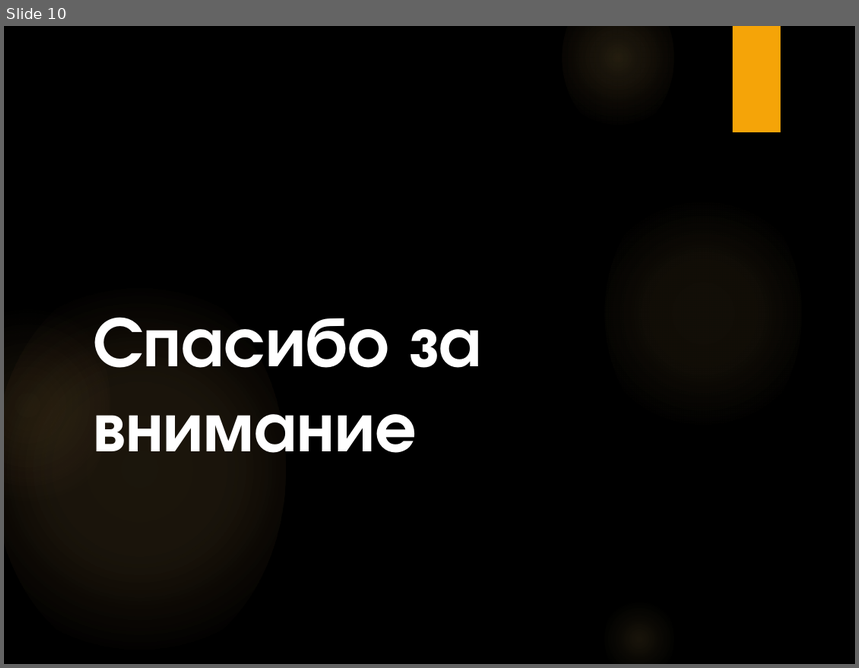
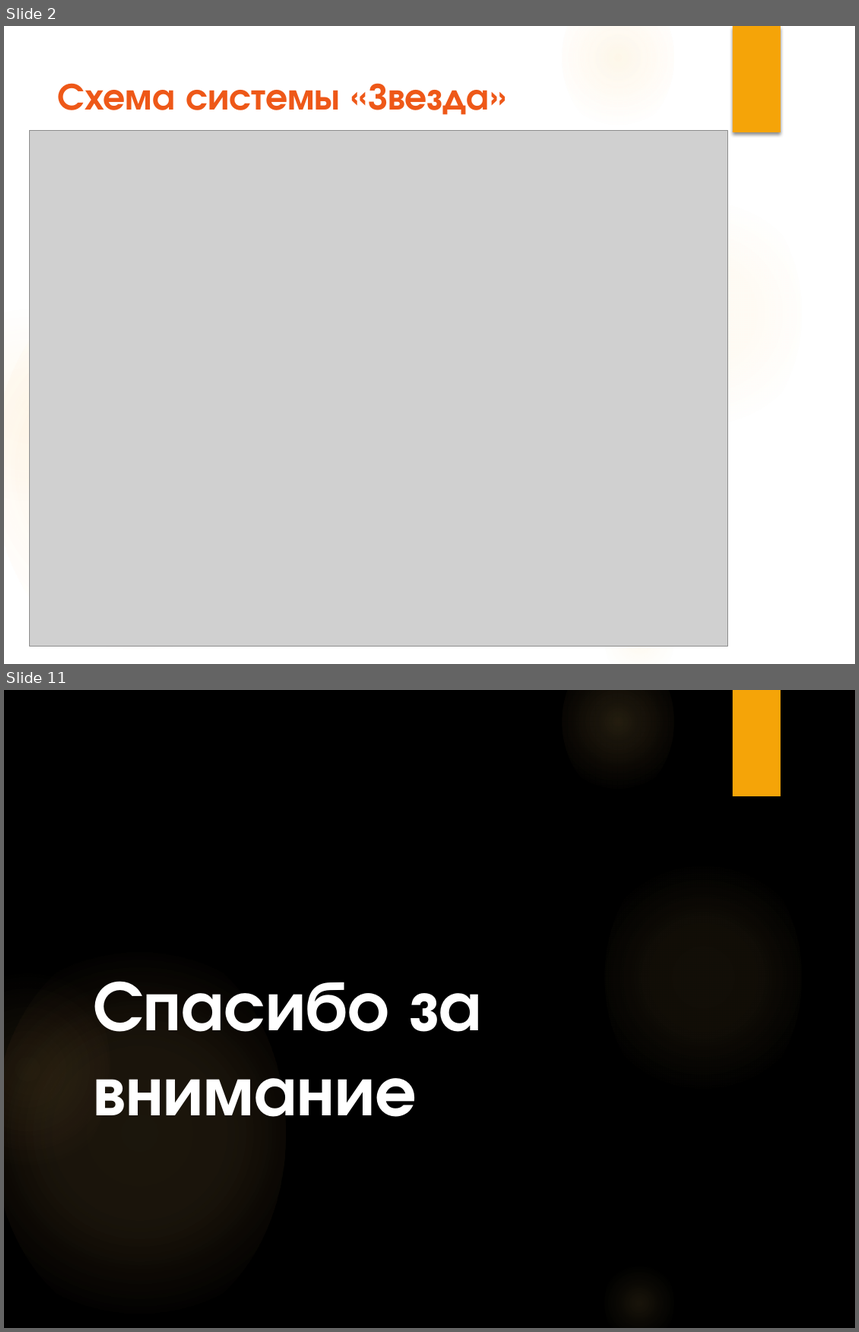
Before and after one commit to PostHttp/Diplom, a slide deck: Danilov_O_V.pptx. Shown one above the other, each under a label of ours: slide 10 before the commit, slides 2 and 11 after it; the slides between them are not shown. The pictures are 859x668 and 859x1332 pixels, drawn with LibreOffice and Linux fonts; fonts in the diff are those of the drawing; grey boxes stand for pictures; background and template pictures are left out. Boxes give left, top, right and bottom in pixels: in the first picture for what was removed or moved away, otherwise in the second. Text is boxed around its words. In the diff, an @@ line names an element or a change of style, - is before the commit and + after.

```diff
--- a/Danilov_O_V.pptx
+++ b/Danilov_O_V.pptx
@@ slide 2 added at (x1=4, y1=26, x2=855, y2=664), background #FFFFFF; not listed: 6 template elements that a slide beside it also shows @@
@@ title added at (x1=58, y1=83, x2=490, y2=115), 32 pt, text #EE5818, bold @@
+Схема системы «Звезда»
@@ picture added at (x1=30, y1=131, x2=728, y2=646) @@
@@ what was slide 10 is now slide 11 @@
```
Also in this commit, not shown: 8 slides changed, 1 other slide added, 1 slide removed, 17 other files.
